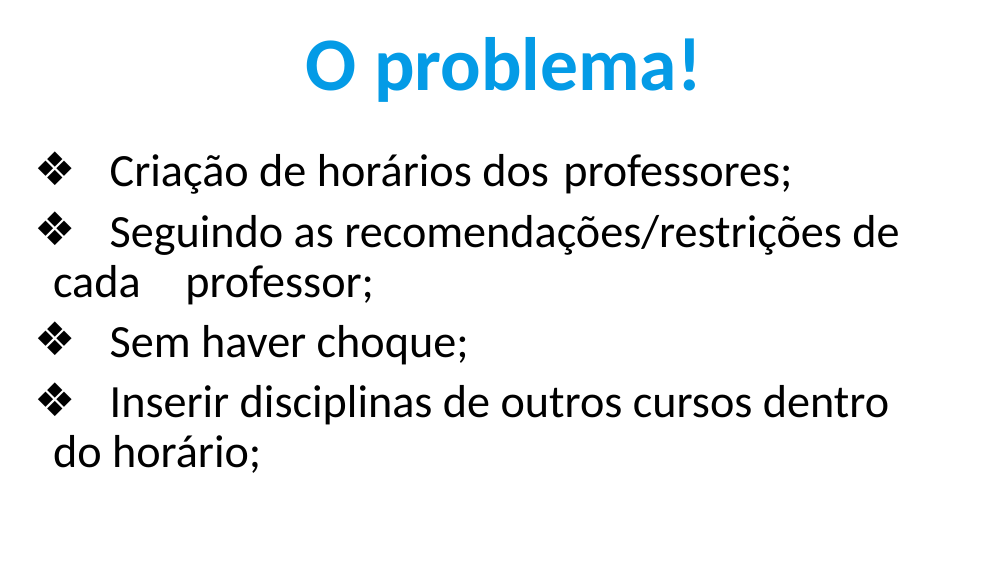
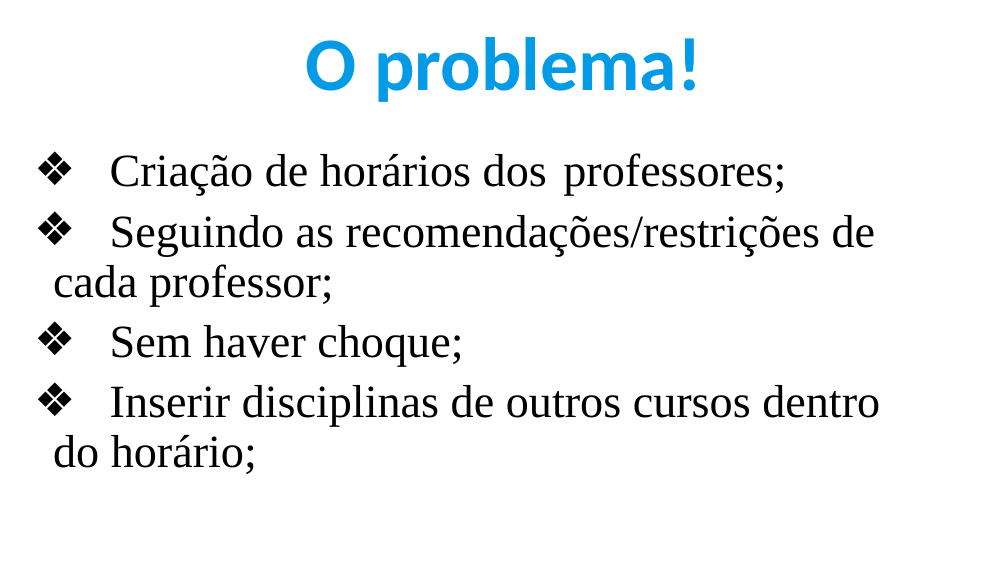
Before and after one commit to IgorSantos1996/GeneticAlgorithms, a slide deck: slide 6 of Apresentação.pptx. Drawn at 1008x567 pixels with LibreOffice and Linux fonts; fonts in the diff are those of the drawing. Boxes give left, top, right and bottom in pixels: in the first picture for what was removed or moved away, otherwise in the second. Text is boxed around its words. In the diff, an @@ line names an element or a change of style, - is before the commit and + after.

```diff
--- a/Apresentação.pptx
+++ b/Apresentação.pptx
@@ text "Criação de horários dos professores;" at <box>53,153,880,474</box>: font Calibri to Times New Roman @@
```
Also in this commit, not shown: 3 other slides changed.
